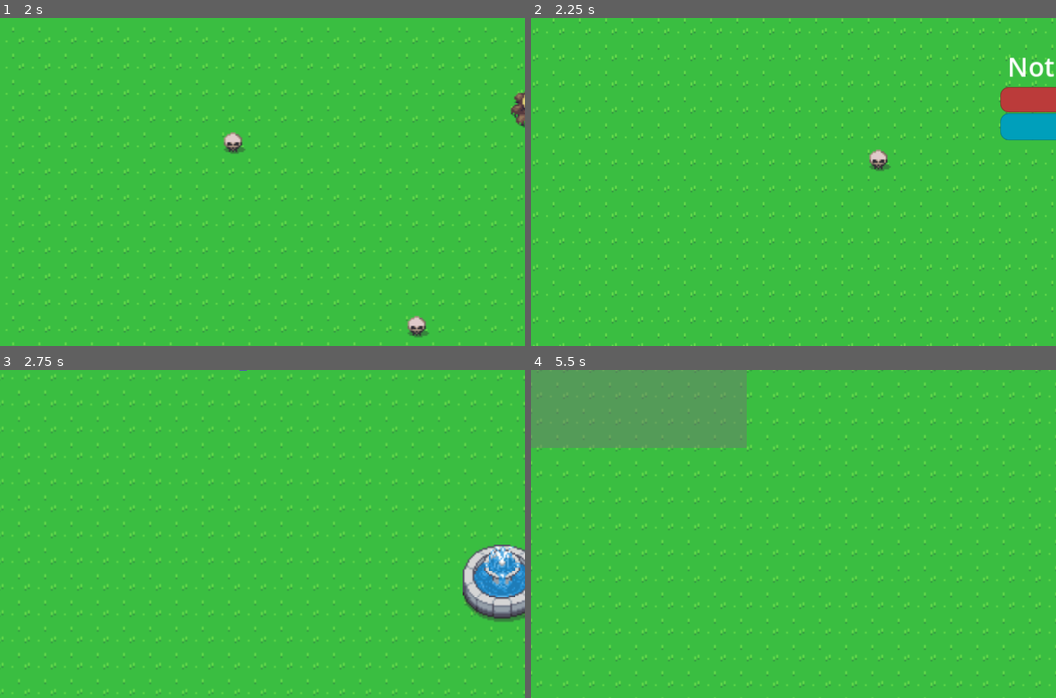
Above: before the commit, frames 1-4 (two rows, left to right).
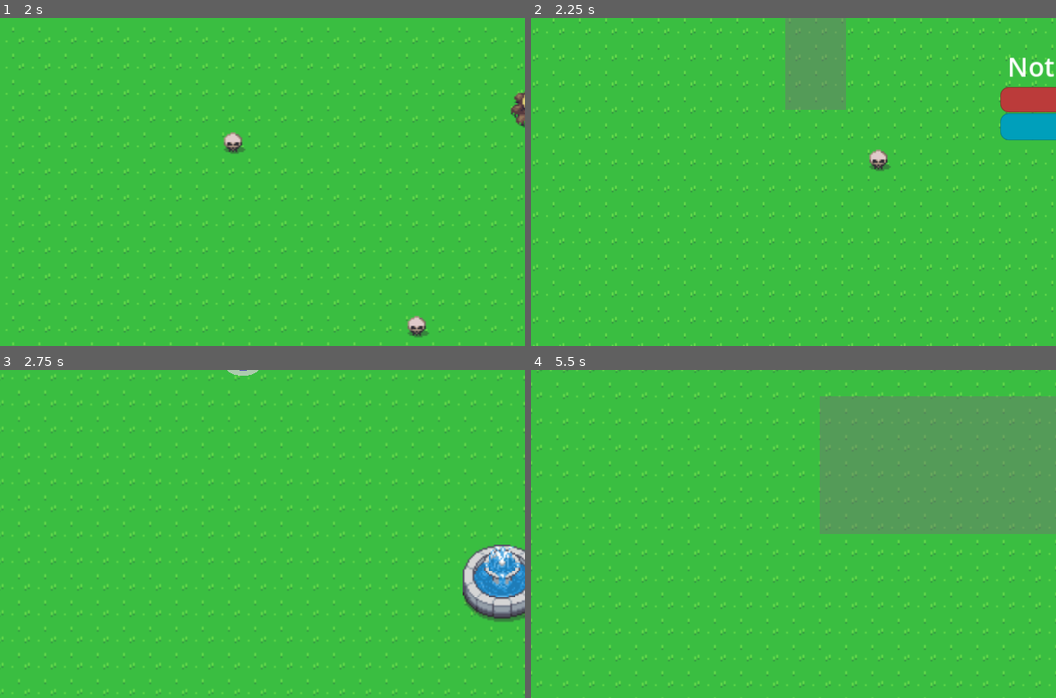
Above: after the commit, the same moments.

Repository: BurntRobot/ork-goddess
Game: Godot game, scene res://world.tscn
The game is run twice, just before and just after one commit, with the same random seed, the same clock (stepped at 60 frames per second) and the same inputs.
Inputs (mouse positions are in pixels of both pictures, inside the frame that each line leads up to):
- Up to frame 1 (2 s): tap Enter at 0.5 s; move the mouse to (378, 165) at 0.52 s; press the mouse at (378, 165) at 0.53 s; hold D (right) 0.53-1.28 s; move the mouse to (157, 198) at 1.27 s; release the mouse at (157, 198) at 1.28 s; hold S (down) from 1.28 s (still down); click (157, 198) at 1.35 s
- Up to frame 2 (2.25 s): move the mouse to (846, 109) at 2.02 s; release S (down) at 2.03 s; press the mouse at (846, 109) at 2.03 s; hold D (right) from 2.03 s (still down)
- Up to frame 3 (2.75 s): keep holding D (right)
- Up to frame 4 (5.5 s): move the mouse to (767, 599) at 2.77 s; release D (right) at 2.78 s; release the mouse at (767, 599) at 2.78 s; hold W (up) 2.78-3.53 s; click (767, 599) at 2.85 s; move the mouse to (951, 583) at 3.52 s; press the mouse at (951, 583) at 3.53 s; hold A (left) 3.53-5.03 s; move the mouse to (636, 484) at 4.27 s; release the mouse at (636, 484) at 4.28 s; click (636, 484) at 4.35 s; move the mouse to (819, 534) at 5.02 s; press the mouse at (819, 534) at 5.03 s; hold S (down) from 5.03 s (still down)

Frame 1 is identical in both runs. In frame 2, 3.2% of the frame differs, in the area x 48-60%, y 0-28%; in frame 3, less than 0.1%; in frame 4, 29%, in the area x 0-100%, y 0-50%.

Commit message:
Sellection area and orks selection done.

Diff:
--- a/SelectionArea.gd
+++ b/SelectionArea.gd
@@ -8,6 +8,8 @@
 var ending_point = Vector2.ZERO
 var in_action = false
 
+signal selection_cleared
+
 func _ready():
 	original_point = position
 	starting_point = position
@@ -15,6 +17,9 @@
 
 func _process(delta):
 	if in_action:
+		if position != starting_point:
+			_reset_rect()
+			position = starting_point
 		ending_point = get_global_mouse_position()
 		_set_rectagular()
 
@@ -22,11 +27,17 @@
 	if event is InputEventMouseButton:
 		if event.is_action_pressed("mouse_select"):
 			in_action = true
+			emit_signal("selection_cleared")
 			starting_point = get_global_mouse_position()
 		elif event.is_action_released("mouse_select"):
 			in_action = false
+			_reset_rect()
 
 func _set_rectagular():
+	_set_rectagular_shape()
+	_set_rectagular_coords()
+
+func _set_rectagular_shape():
 	if ending_point.x > starting_point.x:
 		_set_col_and_mesh_x(ending_point, starting_point)
 	elif starting_point.x > ending_point.x:
@@ -36,6 +47,10 @@
 	elif starting_point.y > ending_point.y:
 		_set_col_and_mesh_y(starting_point, ending_point)
 
+func _set_rectagular_coords():
+	position.x += (ending_point.x - starting_point.x) / 2
+	position.y += (ending_point.y - starting_point.y) / 2
+
 func _set_col_and_mesh_x(point1, point2):
 	col.shape.size.x = point1.x - point2.x
 	mesh.mesh.size.x = point1.x - point2.x
@@ -43,3 +58,12 @@
 func _set_col_and_mesh_y(point1, point2):
 	col.shape.size.y = point1.y - point2.y
 	mesh.mesh.size.y = point1.y - point2.y
+
+func _reset_rect():
+	col.shape.size.x = 0
+	mesh.mesh.size.x = 0
+	col.shape.size.y = 0
+	mesh.mesh.size.y = 0
+
+func _on_body_entered(body):
+	body.chosen = true
--- /dev/null
+++ b/Units.gd
@@ -0,0 +1,5 @@
+extends Node2D
+
+func _on_selection_area_selection_cleared():
+	for unit in get_children():
+		unit.chosen = false
--- a/ork.tscn
+++ b/ork.tscn
@@ -45,7 +45,7 @@
 
 [node name="Chosen" type="MeshInstance2D" parent="."]
 visible = false
-self_modulate = Color(0.54902, 0.54902, 0.54902, 0.513726)
+self_modulate = Color(0.811765, 0.811765, 0.811765, 0.513726)
 position = Vector2(0, 8)
 mesh = SubResource("SphereMesh_owpl3")
 
--- a/world.tscn
+++ b/world.tscn
@@ -1,8 +1,9 @@
-[gd_scene load_steps=9 format=3 uid="uid://d1osktdk2ny3u"]
+[gd_scene load_steps=10 format=3 uid="uid://d1osktdk2ny3u"]
 
 [ext_resource type="Texture2D" uid="uid://c7ubokevmnf4w" path="res://Overworld.png" id="1_5dlyj"]
 [ext_resource type="PackedScene" uid="uid://5kfayolc3hji" path="res://ork.tscn" id="2_afitm"]
 [ext_resource type="Script" path="res://Camera.gd" id="2_gvfr1"]
+[ext_resource type="Script" path="res://Units.gd" id="2_j8602"]
 [ext_resource type="Script" path="res://SelectionArea.gd" id="4_ifqme"]
 
 [sub_resource type="TileSetAtlasSource" id="TileSetAtlasSource_og6es"]
@@ -1105,6 +1106,7 @@
 layer_0/tile_data = PackedInt32Array(655383, 1835008, 2, 327729, 1835008, 2, 1114142, 1835008, 2, 524322, 2031616, 3, 5 …(718 unchanged characters)…
 
 [node name="Units" type="Node2D" parent="."]
+script = ExtResource("2_j8602")
 
 [node name="Ork" parent="Units" instance=ExtResource("2_afitm")]
 position = Vector2(867, 212)
@@ -1129,3 +1131,6 @@
 [node name="MeshInstance2D" type="MeshInstance2D" parent="SelectionArea"]
 self_modulate = Color(0.447059, 0.447059, 0.447059, 0.270588)
 mesh = SubResource("BoxMesh_uhfkk")
+
+[connection signal="body_entered" from="SelectionArea" to="SelectionArea" method="_on_body_entered"]
+[connection signal="selection_cleared" from="SelectionArea" to="Units" method="_on_selection_area_selection_cleared"]
